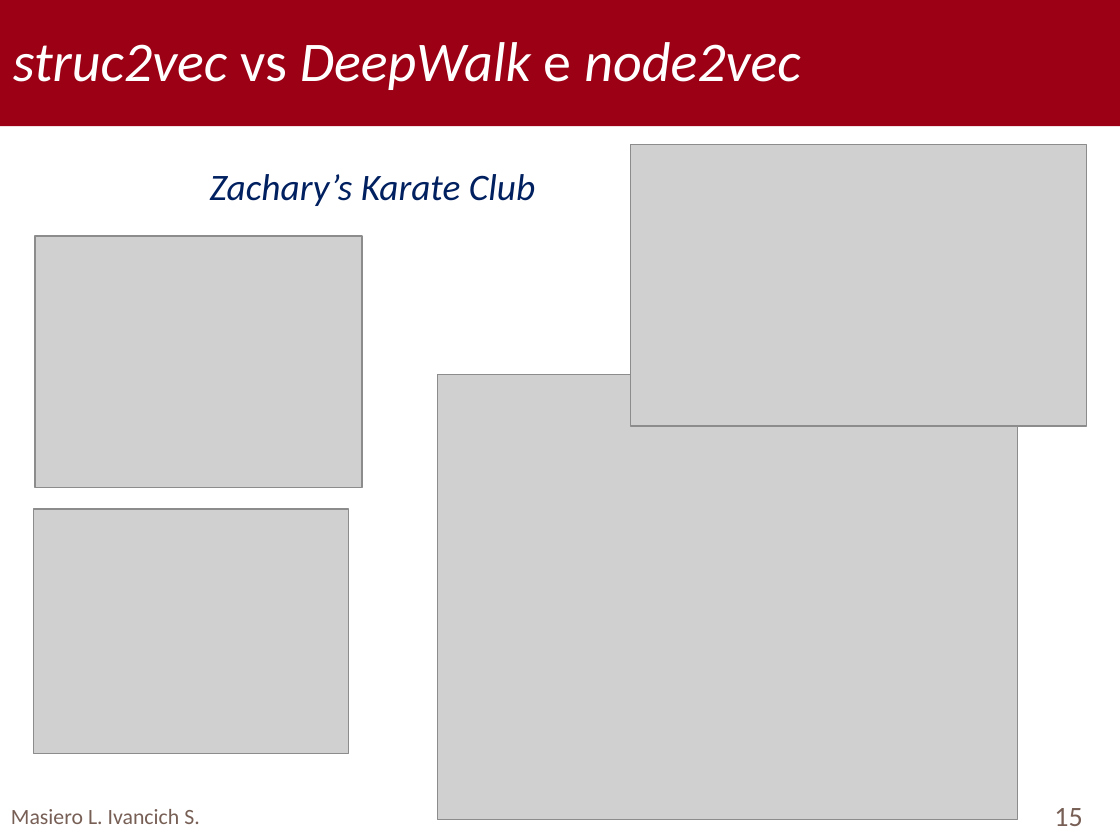
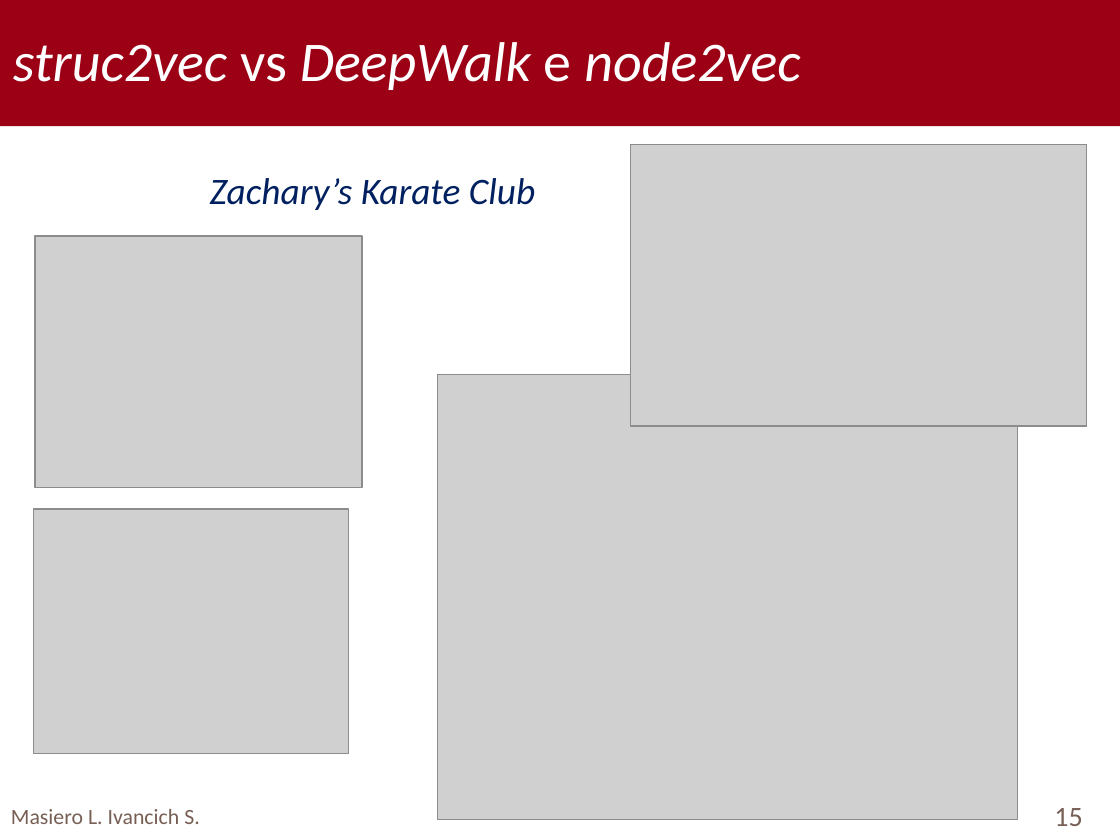
Before and after one commit to TyllanDrake/NetworkAlignment, a slide deck: slide 15 of Presentation/Presentation.pptx. Drawn at 1120x840 pixels with LibreOffice and Linux fonts; fonts in the diff are those of the drawing; grey boxes stand for pictures; background and template pictures are left out. Boxes give left, top, right and bottom in pixels: in the first picture for what was removed or moved away, otherwise in the second. Text is boxed around its words. In the diff, an @@ line names an element or a change of style, - is before the commit and + after.

```diff
--- a/Presentation/Presentation.pptx
+++ b/Presentation/Presentation.pptx
@@ text "Zachary’s Karate Club": place and size @@
-text "Zachary’s Karate Club" at [210, 174, 535, 206]
+text "Zachary’s Karate Club" at [210, 178, 535, 210]
```
Also in this commit, not shown: 15 other slides changed, 2 other files.
